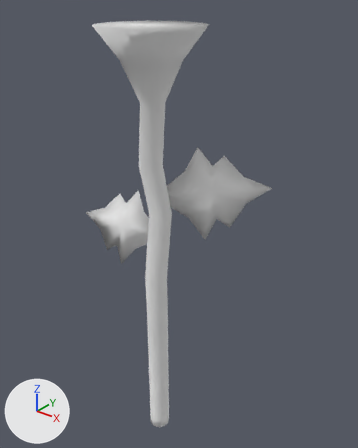
Two versions of the Blender file Core/Art/Flower_Stem.blend, one commit apart.
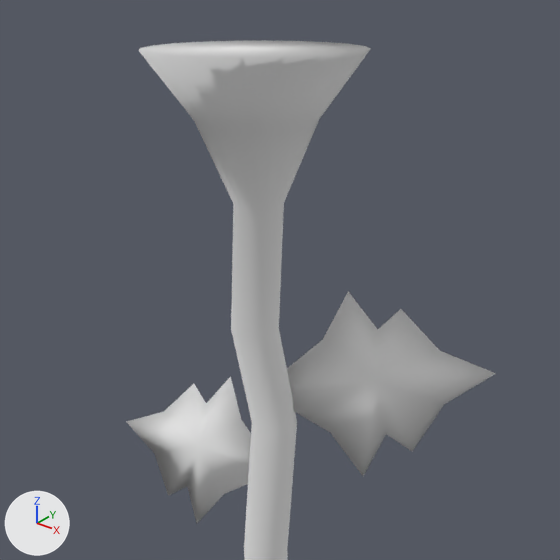
There are two pictures of each version: one whole from a camera (50 mm lens) standing at (7.09, -7.96, 0.73) and looking at (-0.1, 1.03, -4.84), one close up on the part from 6% to 85% of the width and 0% to 63% of the height. Arrows for +X, +Y and +Z are at lower left; the lights stay in place.

Objects in the first close-up: 'Leaf', 'Leaf.001', 'Stem'.
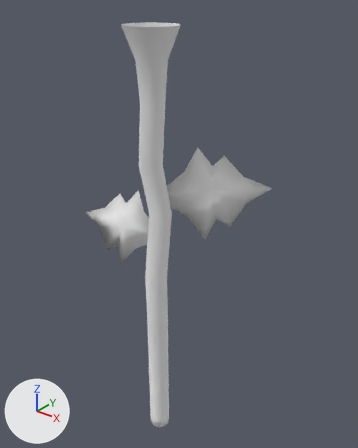
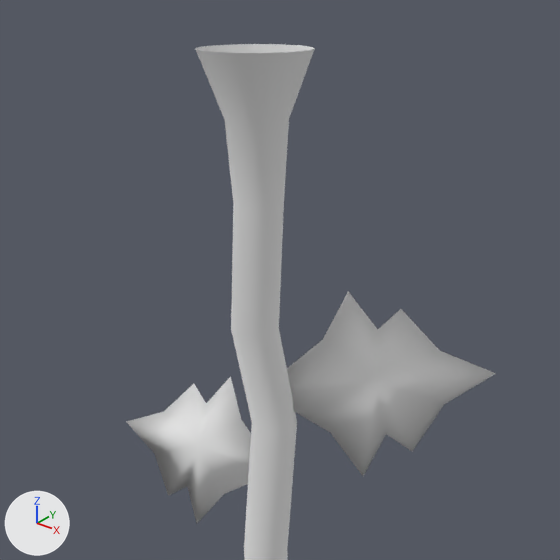
Patch to the scene script:
```diff
--- a/Core/Art/Flower_Stem.blend.py
+++ b/Core/Art/Flower_Stem.blend.py
@@ me_cylinder @@
 # used by ob_stem; location = (0.0, 0.0, 0.0)
-me_cylinder.from_pydata(...)  # 180 vertices, 162 faces; spans x -1.16..1.16, y -1.16..1.16, z -10.81..-0.01
+me_cylinder.from_pydata(...)  # 180 vertices, 161 faces; spans x -0.6..0.6, y -0.6..0.6, z -10.81..-0.01
+# me_cylinder part 1
+# 1 face is deleted
+# 40 vertices move from x -1.16..1.16, y -1.16..1.16, z -0.68..-0.01 to x -0.6..0.6, y -0.6..0.6, z -0.68..-0.01
 me_cylinder.materials.append(mat_basematerial)
```

What differs and where, as boxes [x1, y1, x2, y2] in the close-ups (560 x 560 px):
'Stem', reshaped
    before: [139, 40, 371, 560]
    after: [196, 44, 315, 560]
part 1 of me_cylinder, cut back
    before: [139, 40, 371, 209]
    after: [196, 44, 315, 209]
